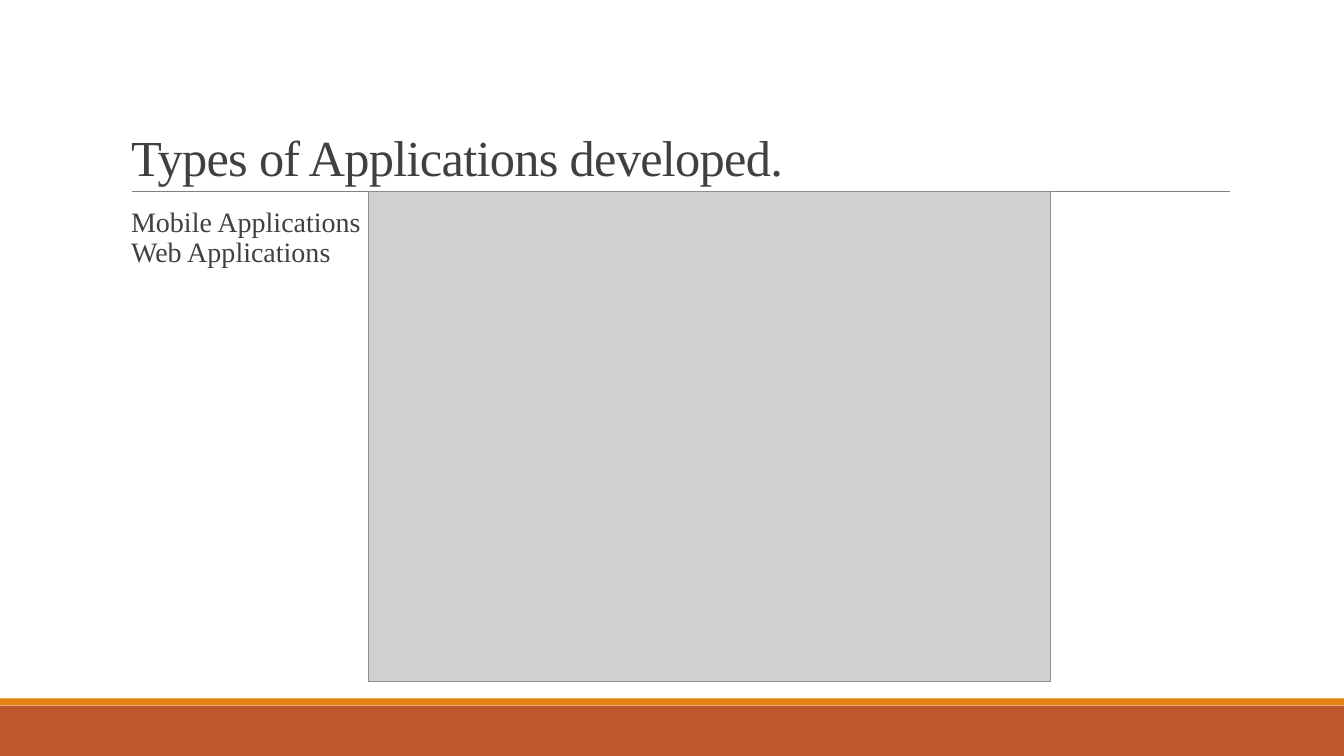
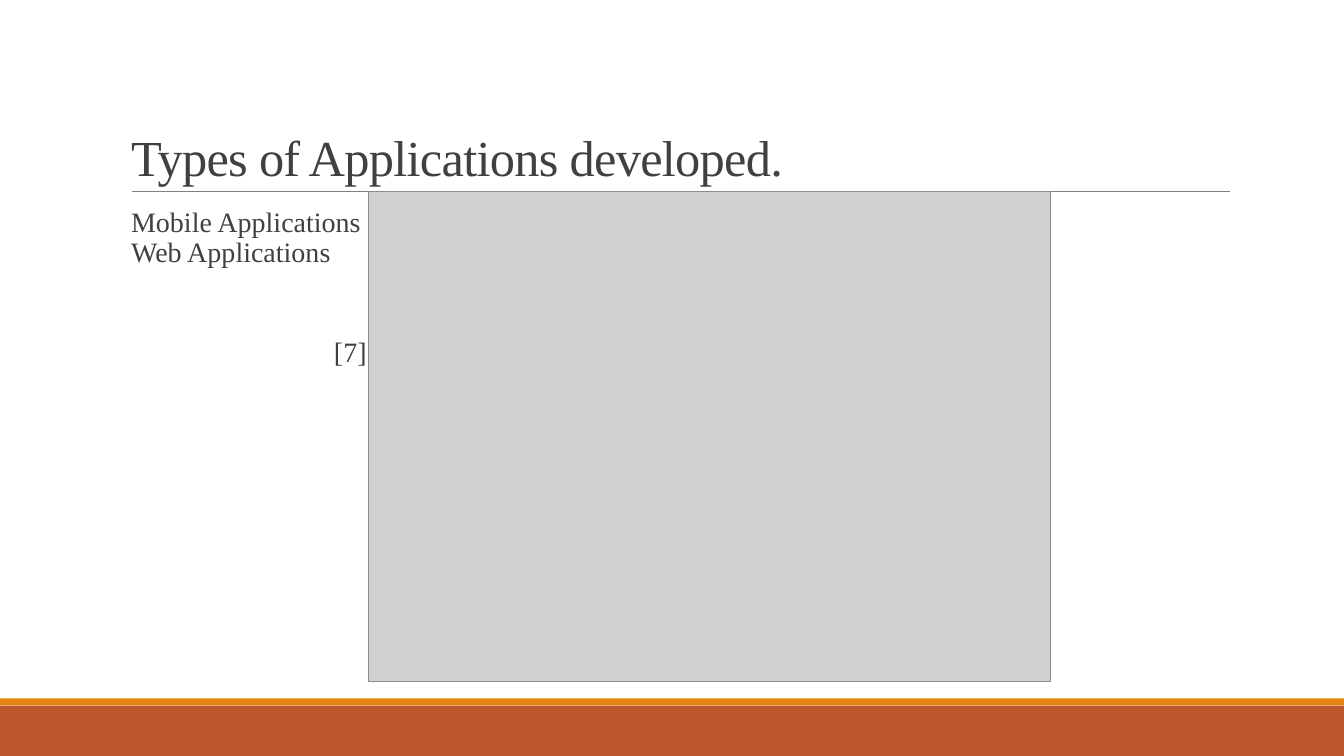
Before and after one commit to Ravishka123/Lectures_And_Talks, a slide deck: slide 17 of No-Code_Low-Code Development/No-Code_Low-Code Development.pptx. Drawn at 1344x756 pixels with LibreOffice and Linux fonts; fonts in the diff are those of the drawing; grey boxes stand for pictures. Boxes give left, top, right and bottom in pixels: in the first picture for what was removed or moved away, otherwise in the second. Text is boxed around its words. In the diff, an @@ line names an element or a change of style, - is before the commit and + after.

```diff
--- a/No-Code_Low-Code Development/No-Code_Low-Code Development.pptx
+++ b/No-Code_Low-Code Development/No-Code_Low-Code Development.pptx
@@ text at box(334, 342, 367, 366): paragraph added @@
+  [7]
```
Also in this commit, not shown: 7 other slides changed, 4 slides added, 1 other file.
